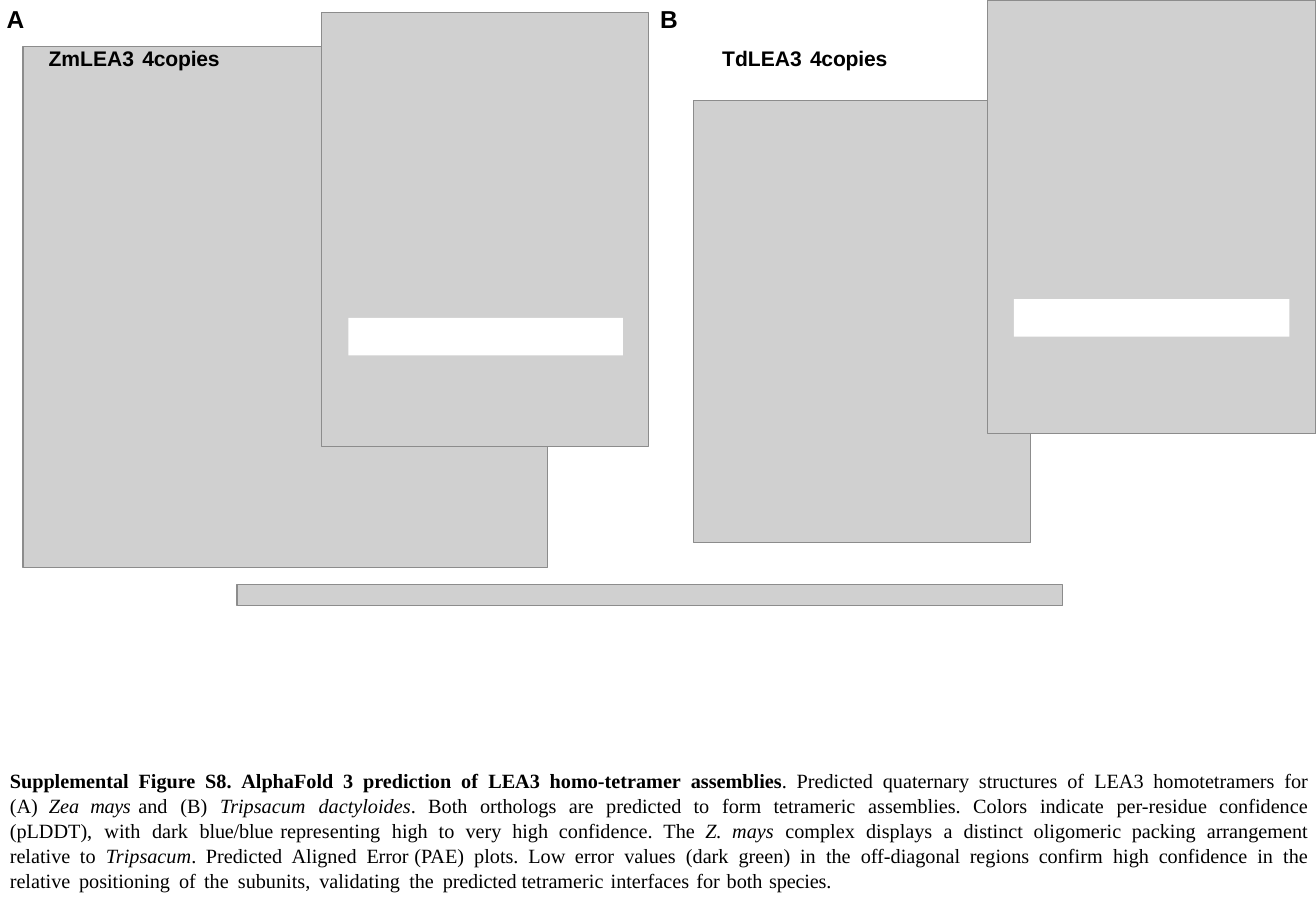
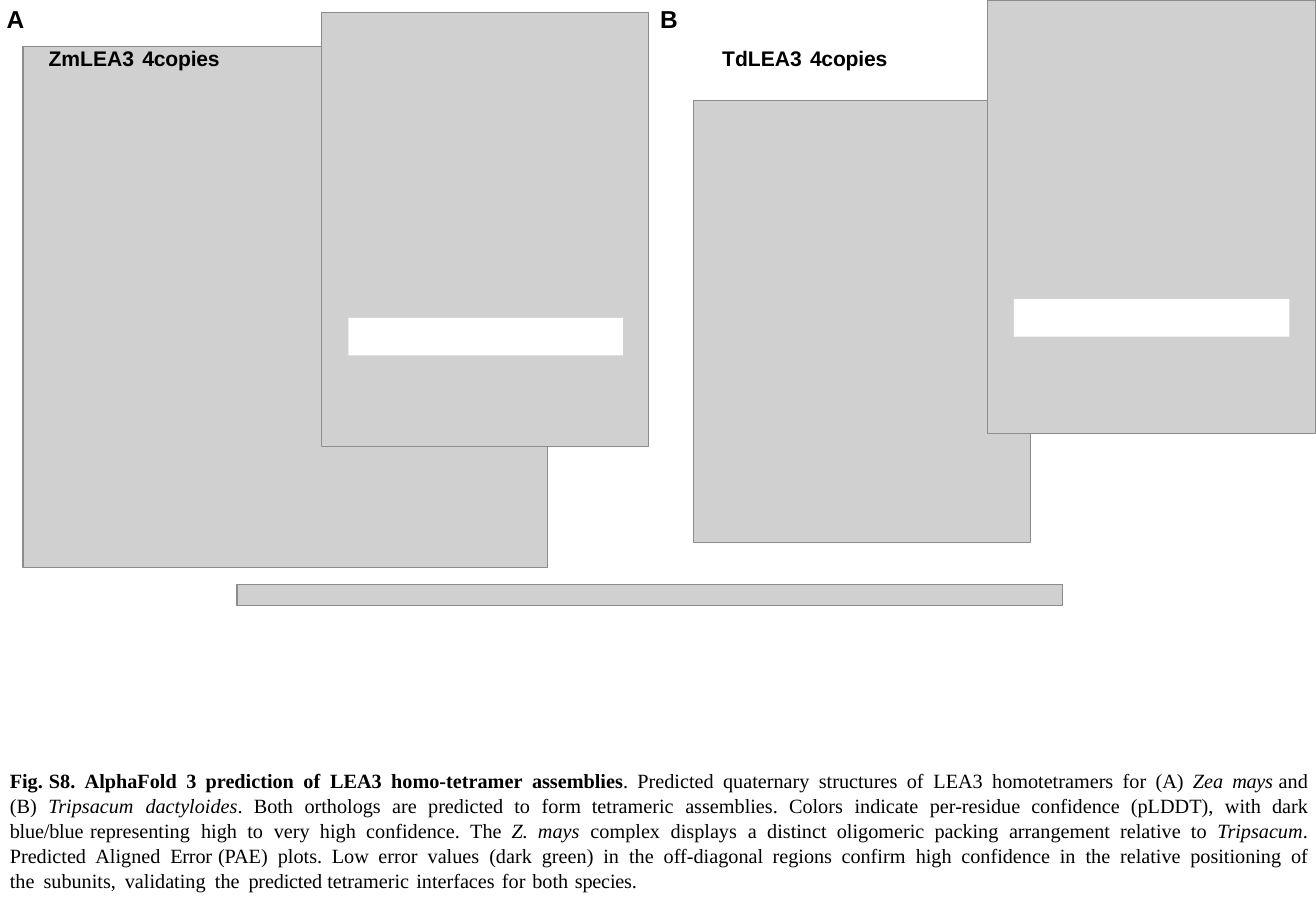
Before and after one commit to elor77/PACMAD-Rhizome-Proteomics, a slide deck: slide 8 of manuscript/Supplemental_Figures/PACMAD_Rhizome_Proteomics_Supplemental_Figures.pptx. Drawn at 1316x911 pixels with LibreOffice and Linux fonts; fonts in the diff are those of the drawing; grey boxes stand for pictures. Boxes give left, top, right and bottom in pixels: in the first picture for what was removed or moved away, otherwise in the second. Text is boxed around its words. In the diff, an @@ line names an element or a change of style, - is before the commit and + after.

```diff
--- a/manuscript/Supplemental_Figures/PACMAD_Rhizome_Proteomics_Supplemental_Figures.pptx
+++ b/manuscript/Supplemental_Figures/PACMAD_Rhizome_Proteomics_Supplemental_Figures.pptx
@@ text at (10, 773, 1308, 892): text changed @@
-Supplemental Figure S8. AlphaFold 3 prediction of LEA3 homo-tetramer assemblies. Predicted quaternary structures of LEA3 homotetramers for (A) Zea mays and (B) Tripsacum dactyloides. Both orthologs are predicted to form tetrameric assemblies. Colors indicate per-residue confidence (pLDDT), with dark blue/blue representing high to very high confidence. The Z. mays complex displays a distinct oligomeric packing arrangement relative to Tripsacum. Predicted Aligned Error (PAE) plots. Low error values (dark green) in the off-diagonal regions confirm high confidence in the relative positioning of the subunits, validating the predicted tetrameric interfaces for both species.
+Fig. S8. AlphaFold 3 prediction of LEA3 homo-tetramer assemblies. Predicted quaternary structures of LEA3 homotetramers for (A) Zea mays and (B) Tripsacum dactyloides. Both orthologs are predicted to form tetrameric assemblies. Colors indicate per-residue confidence (pLDDT), with dark blue/blue representing high to very high confidence. The Z. mays complex displays a distinct oligomeric packing arrangement relative to Tripsacum. Predicted Aligned Error (PAE) plots. Low error values (dark green) in the off-diagonal regions confirm high confidence in the relative positioning of the subunits, validating the predicted tetrameric interfaces for both species.
```
Also in this commit, not shown: 8 other slides changed, 16 other files.
